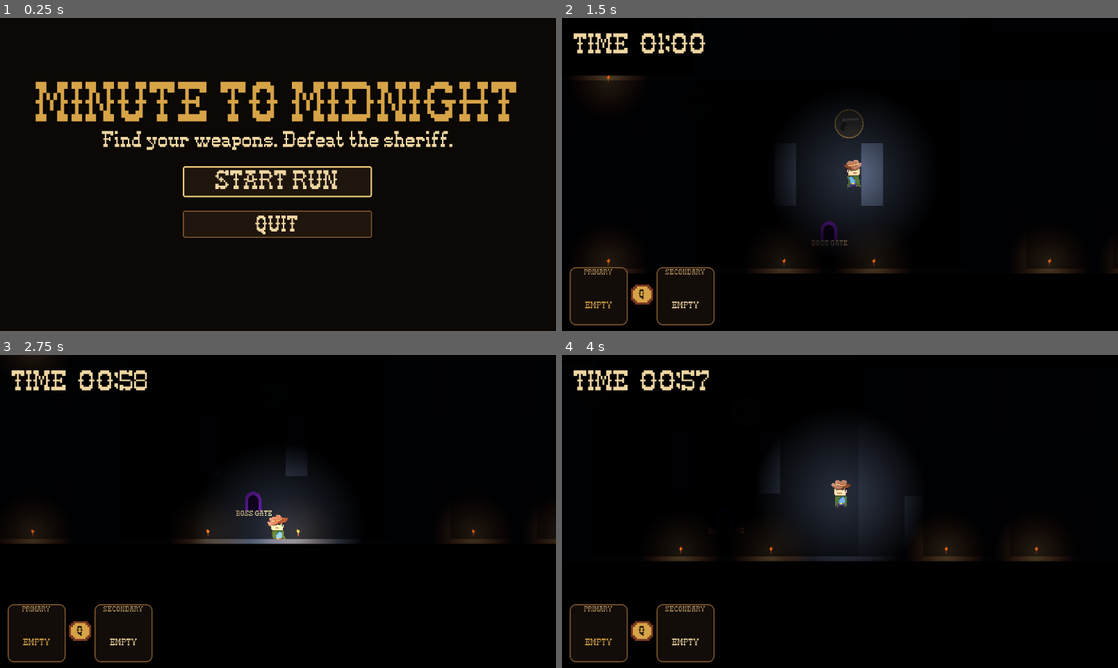
Above: before the commit, frames 1-4 (two rows, left to right).
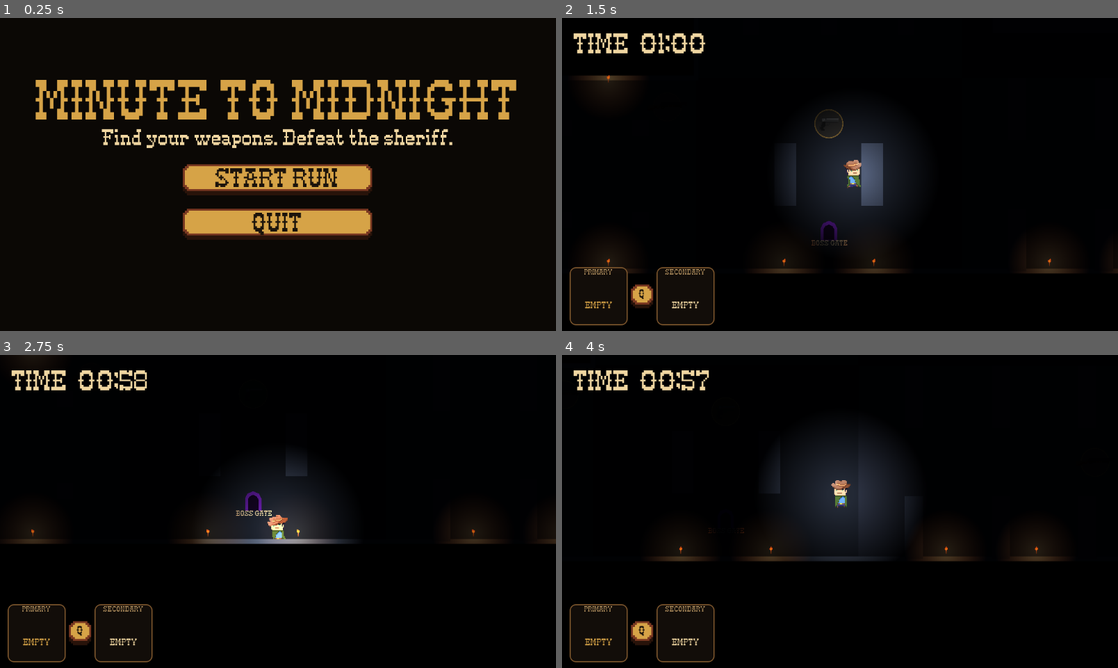
Above: after the commit, the same moments.

Repository: Nafa93/gmtk-2026
Game: Godot game, scene res://Scenes/UI/StartMenu.tscn
Two runs of this game, one before a commit and one after it. Both use one fixed random seed, a clock stepped at 60 frames per second and the inputs below. The engine's default icon, where the game draws it, is replaced by a stand-in: a white triangle on a blue panel in a dark square.
Inputs (mouse positions are in pixels of both pictures, inside the frame that each line leads up to):
- Up to frame 1 (0.25 s): no input
- Up to frame 2 (1.5 s): click "START RUN" at 0.5 s; move the mouse to (962, 158) at 1.27 s; hold D (MOVE_RIGHT) from 1.28 s (still down); hold E (INTERACT) from 1.28 s (still down); tap Q (CHANGE_WEAPON) at 1.35 s
- Up to frame 3 (2.75 s): move the mouse to (166, 527) at 2.02 s; release D (MOVE_RIGHT) at 2.03 s; release E (INTERACT) at 2.03 s; hold S (MOVE_DOWN) from 2.03 s (still down); tap E (INTERACT) at 2.1 s; tap Q (CHANGE_WEAPON) at 2.3 s
- Up to frame 4 (4 s): move the mouse to (895, 442) at 2.77 s; release S (MOVE_DOWN) at 2.78 s; hold D (MOVE_RIGHT) 2.78-3.53 s; hold E (INTERACT) 2.78-3.53 s; tap Q (CHANGE_WEAPON) at 2.85, 3.8 s; move the mouse to (812, 574) at 3.52 s; hold W (MOVE_UP) from 3.53 s (still down); tap E (INTERACT) at 3.6 s

The runs differ from the first frame. In frame 1, 9.8% of the frame differs, in the area x 6-93%, y 19-71%; in frame 2, 0.2%; in frame 3, less than 0.1%; in frame 4, less than 0.1%.

Commit message:
refined ui

Diff:
--- a/Scenes/Characters/Player/player.tscn
+++ b/Scenes/Characters/Player/player.tscn
@@ -8,6 +8,7 @@
 [ext_resource type="Script" uid="uid://dtd8t6phop544" path="res://Scripts/Components/weapon_component.gd" id="5_weapon_component"]
 [ext_resource type="PackedScene" uid="uid://cs2x82cf7p53p" path="res://Scenes/Weapons/Pistol.tscn" id="6_pistol"]
 [ext_resource type="PackedScene" uid="uid://d0fmnxqctl5qd" path="res://Scenes/Weapons/Shotgun.tscn" id="7_shotgun"]
+[ext_resource type="Script" path="res://Scripts/UI/WeaponSwitchKey.gd" id="8_switch_key"]
 
 [sub_resource type="CircleShape2D" id="CircleShape2D_cqrjx"]
 radius = 32.0
@@ -56,15 +57,21 @@
 [node name="CollisionShape2D" type="CollisionShape2D" parent="." unique_id=1155133397]
 shape = SubResource("CircleShape2D_cqrjx")
 
-[node name="ReplaceWeaponHint" type="Label" parent="."]
+[node name="ReplaceWeaponHint" type="PanelContainer" parent="." node_paths=PackedStringArray("key_label")]
 z_index = 20
-offset_left = -38.0
-offset_top = -112.0
-offset_right = 38.0
-offset_bottom = -48.0
-theme_override_colors/font_color = Color(0.84, 0.64, 0.28, 1)
-theme_override_colors/font_outline_color = Color(0.025, 0.018, 0.012, 1)
-theme_override_constants/outline_size = 8
-theme_override_font_sizes/font_size = 28
+offset_left = -46.0
+offset_top = -210.0
+offset_bottom = -160.0
+scale = Vector2(2, 2)
+script = ExtResource("8_switch_key")
+key_label = NodePath("Label")
+input_action = &"INTERACT"
+text_center_correction = 14.0
+
+[node name="Label" type="Label" parent="ReplaceWeaponHint"]
+layout_mode = 2
+theme_override_colors/font_color = Color(0.105, 0.075, 0.045, 1)
+theme_override_font_sizes/font_size = 12
 text = "E"
 horizontal_alignment = 1
+vertical_alignment = 1
--- a/Scenes/Loot/WeaponPickup.tscn
+++ b/Scenes/Loot/WeaponPickup.tscn
@@ -6,6 +6,7 @@
 radius = 72.0
 
 [node name="WeaponPickup" type="Area2D" node_paths=PackedStringArray("visual_root") groups=["weapon_pickup"]]
+z_index = -1
 collision_layer = 0
 collision_mask = 2
 monitoring = true
--- a/Scenes/UI/DefeatScreen.tscn
+++ b/Scenes/UI/DefeatScreen.tscn
@@ -58,12 +58,12 @@
 display_font_size = 28
 
 [node name="Quit" type="Button" parent="Center/VBox"]
-custom_minimum_size = Vector2(0, 56)
+custom_minimum_size = Vector2(0, 64)
 layout_mode = 2
-theme_override_font_sizes/font_size = 24
+theme_override_font_sizes/font_size = 28
 text = "QUIT"
 script = ExtResource("2_button")
-display_font_size = 24
+display_font_size = 28
 
 [connection signal="pressed" from="Center/VBox/Retry" to="." method="_on_retry_pressed"]
 [connection signal="pressed" from="Center/VBox/Quit" to="." method="_on_quit_pressed"]
--- a/Scenes/UI/StartMenu.tscn
+++ b/Scenes/UI/StartMenu.tscn
@@ -70,13 +70,13 @@
 display_font_size = 28
 
 [node name="Quit" type="Button" parent="Center/VBox"]
-custom_minimum_size = Vector2(360, 56)
+custom_minimum_size = Vector2(360, 64)
 layout_mode = 2
 size_flags_horizontal = 4
-theme_override_font_sizes/font_size = 24
+theme_override_font_sizes/font_size = 28
 text = "QUIT"
 script = ExtResource("3_button")
-display_font_size = 24
+display_font_size = 28
 
 [connection signal="pressed" from="Center/VBox/Start" to="." method="_on_start_pressed"]
 [connection signal="pressed" from="Center/VBox/Quit" to="." method="_on_quit_pressed"]
--- a/Scenes/UI/VictoryScreen.tscn
+++ b/Scenes/UI/VictoryScreen.tscn
@@ -58,12 +58,12 @@
 display_font_size = 28
 
 [node name="Quit" type="Button" parent="Center/VBox"]
-custom_minimum_size = Vector2(0, 56)
+custom_minimum_size = Vector2(0, 64)
 layout_mode = 2
-theme_override_font_sizes/font_size = 24
+theme_override_font_sizes/font_size = 28
 text = "QUIT"
 script = ExtResource("2_button")
-display_font_size = 24
+display_font_size = 28
 
 [connection signal="pressed" from="Center/VBox/Retry" to="." method="_on_retry_pressed"]
 [connection signal="pressed" from="Center/VBox/Quit" to="." method="_on_quit_pressed"]
--- a/Scripts/Characters/Player/player_controller.gd
+++ b/Scripts/Characters/Player/player_controller.gd
@@ -5,7 +5,7 @@
 @export var health_component: HealthComponent
 @export var weapon_component: WeaponComponent
 @export var character_sprite: AnimatedSprite2D
-@export var replace_weapon_hint: Label
+@export var replace_weapon_hint: Control
 @export_group("Damage Response")
 @export_range(0.0, 5000.0, 10.0, "or_greater") var knockback_decay: float = 1500.0
 
--- a/Scripts/Loot/WeaponPickup.gd
+++ b/Scripts/Loot/WeaponPickup.gd
@@ -118,6 +118,7 @@
 	weapon_preview.position = Vector2.ZERO
 	weapon_preview.rotation = 0.0
 	weapon_preview.activate()
+	_center_preview_on_pickup()
 	_align_collision_to_preview()
 
 	if name_label != null:
@@ -125,6 +126,15 @@
 			name_label.text = weapon_preview.data.weapon_name
 		else:
 			name_label.text = weapon_preview.name
+
+
+func _center_preview_on_pickup() -> void:
+	if weapon_preview == null or weapon_preview.weapon_sprite == null:
+		return
+	var sprite_center_in_visual_root: Vector2 = visual_root.to_local(
+		weapon_preview.weapon_sprite.global_position
+	)
+	weapon_preview.position -= sprite_center_in_visual_root
 
 
 func _on_body_entered(body: Node2D) -> void:
--- a/Scripts/Rooms/ProceduralRoomGenerator.gd
+++ b/Scripts/Rooms/ProceduralRoomGenerator.gd
@@ -21,6 +21,7 @@
 @export_range(140.0, 500.0, 5.0, "or_greater") var minimum_hallway_width: float = 280.0
 @export var torch_scene: PackedScene
 @export_range(200.0, 1000.0, 10.0, "or_greater") var torch_spacing: float = 420.0
+@export_range(80.0, 300.0, 5.0, "or_greater") var loot_edge_margin: float = 120.0
 
 @export_group("Output")
 @export var rooms_container: Node2D
@@ -134,10 +135,23 @@
 	_add_boundary_wall(room, cell, Vector2i.RIGHT, occupied)
 
 	var weapon_position: Vector2 = _build_puzzle_layout(room, index)
+	weapon_position = _clamp_loot_to_room(weapon_position)
 	var spawn_point := LootSpawnPoint.new()
 	spawn_point.name = "WeaponSpawn_%02d" % (index + 1)
 	spawn_point.position = room.position + weapon_position
 	spawn_points_container.add_child(spawn_point)
+
+
+func _clamp_loot_to_room(local_position: Vector2) -> Vector2:
+	var half_size: Vector2 = room_size * 0.5
+	var safe_half_extents := Vector2(
+		maxf(half_size.x - loot_edge_margin, 0.0),
+		maxf(half_size.y - loot_edge_margin, 0.0)
+	)
+	return Vector2(
+		clampf(local_position.x, -safe_half_extents.x, safe_half_extents.x),
+		clampf(local_position.y, -safe_half_extents.y, safe_half_extents.y)
+	)
 
 
 func _add_boundary_wall(
--- a/Scripts/UI/WeaponSwitchKey.gd
+++ b/Scripts/UI/WeaponSwitchKey.gd
@@ -2,6 +2,7 @@
 extends PanelContainer
 
 @export var key_label: Label
+@export var input_action: StringName = &"CHANGE_WEAPON"
 @export_range(1.0, 10.0, 1.0) var press_depth: float = 6.0
 @export_range(0.01, 0.3, 0.01, "or_greater") var press_duration: float = 0.07
 @export_range(-20.0, 20.0, 1.0) var text_center_correction: float = 3.0
@@ -14,13 +15,14 @@
 
 func _ready() -> void:
 	set_process(true)
+	add_theme_stylebox_override(&"panel", StyleBoxEmpty.new())
 	if key_label != null:
 		call_deferred(&"_initialize_label_layout")
 	queue_redraw()
 
 
 func _process(_delta: float) -> void:
-	if Input.is_action_just_pressed(&"CHANGE_WEAPON"):
+	if Input.is_action_just_pressed(input_action):
 		_animate_press()
 	if _label_correction_applied:
 		_apply_label_transform()
@@ -30,7 +32,7 @@
 	var width: float = size.x
 	var height: float = size.y
 	var pressed_offset: float = roundf(_press_amount * press_depth)
-	var shadow_color := Color(0.025, 0.018, 0.012, 0.96)
+	var shadow_color := Color(0.16, 0.075, 0.04, 0.98)
 	var edge_color := Color(0.48, 0.22, 0.13, 1.0)
 	var face_color := Color(0.84, 0.64, 0.28, 1.0)
 
@@ -50,6 +52,7 @@
 
 	var edge := _key_polygon(width, height - 9, pressed_offset)
 	draw_colored_polygon(edge, edge_color)
+
 	var face := _key_polygon(width - 8, height - 17, pressed_offset + 4.0)
 	for index: int in range(face.size()):
 		face[index].x += 4.0
--- a/Scripts/UI/WesternButton.gd
+++ b/Scripts/UI/WesternButton.gd
@@ -5,14 +5,18 @@
 @export_range(-40.0, 40.0, 1.0) var text_vertical_offset: float = 14.0
 @export_range(1.0, 1.3, 0.01) var hover_scale: float = 1.07
 @export_range(0.01, 1.0, 0.01, "or_greater") var animation_duration: float = 0.12
-@export var normal_text_color: Color = Color(0.94, 0.84, 0.63)
+@export var normal_text_color: Color = Color(0.105, 0.075, 0.045)
 @export var hover_text_color: Color = Color(0.105, 0.075, 0.045)
 
 var _display_label: Label
+var _display_label_base_position: Vector2 = Vector2.ZERO
 var _scale_tween: Tween
+var _press_tween: Tween
+var _press_amount: float = 0.0
 
 
 func _ready() -> void:
+	_clear_native_button_styles()
 	var display_text: String = text
 	text = ""
 	_display_label = Label.new()
@@ -26,11 +30,33 @@
 	_display_label.set_anchors_and_offsets_preset(Control.PRESET_FULL_RECT)
 	_display_label.offset_top += text_vertical_offset
 	_display_label.offset_bottom += text_vertical_offset
+	_display_label_base_position = _display_label.position
 
 	mouse_entered.connect(_on_mouse_entered)
 	mouse_exited.connect(_on_mouse_exited)
+	button_down.connect(_on_button_down)
+	button_up.connect(_on_button_up)
 	resized.connect(_update_pivot)
 	call_deferred(&"_update_pivot")
+	queue_redraw()
+
+
+func _draw() -> void:
+	var width: float = size.x
+	var height: float = size.y
+	var pressed_offset: float = roundf(_press_amount * 6.0)
+	var shadow_color := Color(0.16, 0.075, 0.04, 0.98)
+	var edge_color := Color(0.48, 0.22, 0.13, 1.0)
+	var face_color := Color(0.84, 0.64, 0.28, 1.0)
+
+	var shadow := _button_polygon(width, height - 8.0, 8.0)
+	draw_colored_polygon(shadow, shadow_color)
+	var edge := _button_polygon(width, height - 9.0, pressed_offset)
+	draw_colored_polygon(edge, edge_color)
+	var face := _button_polygon(width - 8.0, height - 17.0, pressed_offset + 4.0)
+	for index: int in range(face.size()):
+		face[index].x += 4.0
+	draw_colored_polygon(face, face_color)
 
 
 func _on_mouse_entered() -> void:
@@ -45,6 +71,14 @@
 	_animate_scale(Vector2.ONE)
 
 
+func _on_button_down() -> void:
+	_animate_press(1.0)
+
+
+func _on_button_up() -> void:
+	_animate_press(0.0)
+
+
 func _animate_scale(target_scale: Vector2) -> void:
 	if _scale_tween != null and _scale_tween.is_valid():
 		_scale_tween.kill()
@@ -56,3 +90,66 @@
 
 func _update_pivot() -> void:
 	pivot_offset = size * 0.5
+
+
+func _animate_press(target: float) -> void:
+	if _press_tween != null and _press_tween.is_valid():
+		_press_tween.kill()
+	_press_tween = create_tween()
+	_press_tween.set_trans(Tween.TRANS_QUAD)
+	_press_tween.set_ease(Tween.EASE_OUT)
+	_press_tween.tween_method(_set_press_amount, _press_amount, target, 0.07)
+
+
+func _set_press_amount(value: float) -> void:
+	_press_amount = value
+	if _display_label != null:
+		_display_label.position = _display_label_base_position + Vector2(
+			0.0,
+			roundf(value * 6.0)
+		)
+		_display_label.scale = Vector2.ONE.lerp(Vector2(0.97, 0.86), value)
+	queue_redraw()
+
+
+func _clear_native_button_styles() -> void:
+	var empty_style := StyleBoxEmpty.new()
+	for style_name: StringName in [
+		&"normal",
+		&"hover",
+		&"pressed",
+		&"hover_pressed",
+		&"disabled",
+		&"focus",
+	]:
+		add_theme_stylebox_override(style_name, empty_style)
+
+
+func _button_polygon(
+	width: float,
+	height: float,
+	y_offset: float
+) -> PackedVector2Array:
+	var step: float = 4.0
+	return PackedVector2Array([
+		Vector2(step * 2.0, y_offset),
+		Vector2(width - step * 2.0, y_offset),
+		Vector2(width - step * 2.0, y_offset + step),
+		Vector2(width - step, y_offset + step),
+		Vector2(width - step, y_offset + step * 2.0),
+		Vector2(width, y_offset + step * 2.0),
+		Vector2(width, y_offset + height - step * 2.0),
+		Vector2(width - step, y_offset + height - step * 2.0),
+		Vector2(width - step, y_offset + height - step),
+		Vector2(width - step * 2.0, y_offset + height - step),
+		Vector2(width - step * 2.0, y_offset + height),
+		Vector2(step * 2.0, y_offset + height),
+		Vector2(step * 2.0, y_offset + height - step),
+		Vector2(step, y_offset + height - step),
+		Vector2(step, y_offset + height - step * 2.0),
+		Vector2(0.0, y_offset + height - step * 2.0),
+		Vector2(0.0, y_offset + step * 2.0),
+		Vector2(step, y_offset + step * 2.0),
+		Vector2(step, y_offset + step),
+		Vector2(step * 2.0, y_offset + step),
+	])
